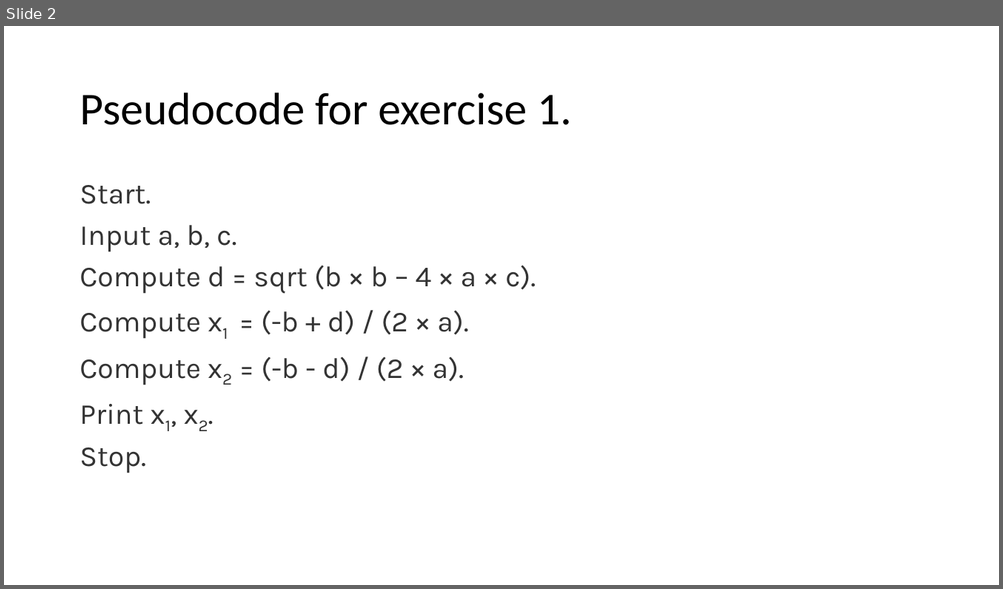
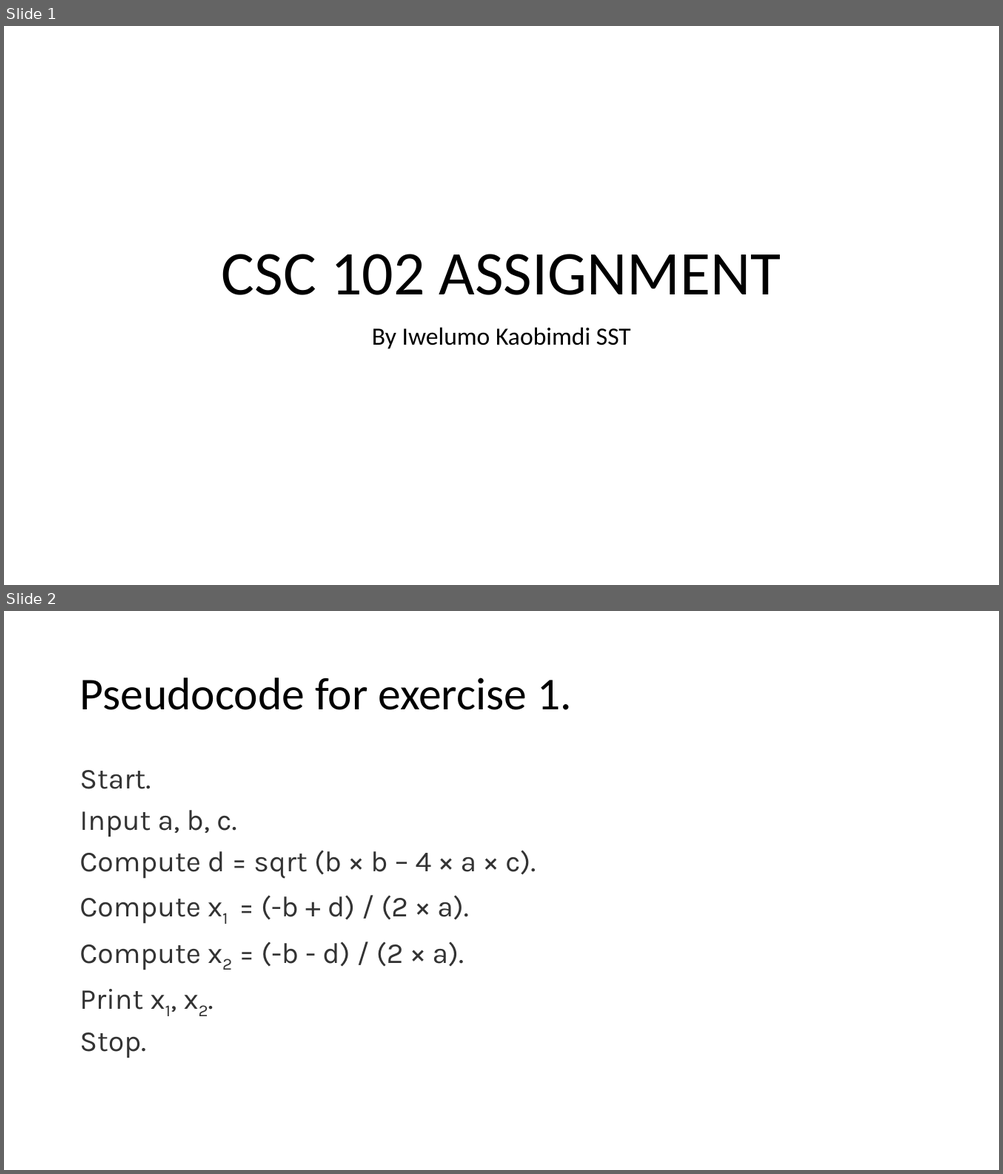
Before and after one commit to Kaobimdiiwelumo/kaobimdicsc102, a slide deck: IwelumoAA1.pptx. Shown one above the other, each under a label of ours: slide 2 before the commit, slides 1 and 2 after it. The pictures are 1003x589 and 1003x1174 pixels, drawn with LibreOffice and Linux fonts; fonts in the diff are those of the drawing. Boxes give left, top, right and bottom in pixels: in the first picture for what was removed or moved away, otherwise in the second. Text is boxed around its words. In the diff, an @@ line names an element or a change of style, - is before the commit and + after.

Commit message:
Kaobimdi IwelumoAA1

```diff
--- a/IwelumoAA1.pptx
+++ b/IwelumoAA1.pptx
@@ slide 1 added at [4, 26, 999, 585], background #FFFFFF @@
@@ title added at [222, 254, 781, 295], 60 pt, text #000000 @@
+CSC 102 ASSIGNMENT
@@ subtitle added at [372, 327, 631, 349], 24 pt, text #000000 @@
+By Iwelumo Kaobimdi SST
```
Also in this commit, not shown: 1 slide removed.
